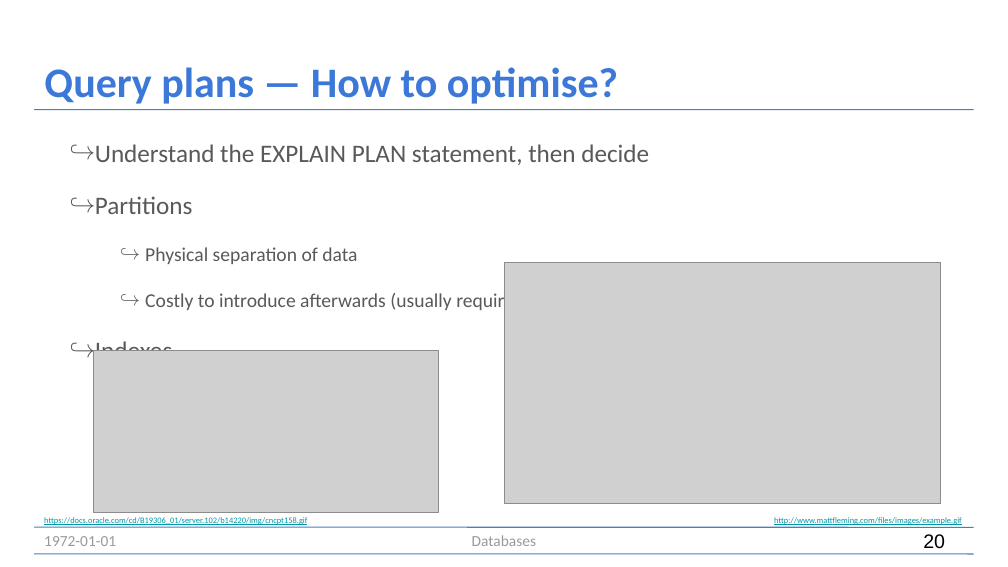
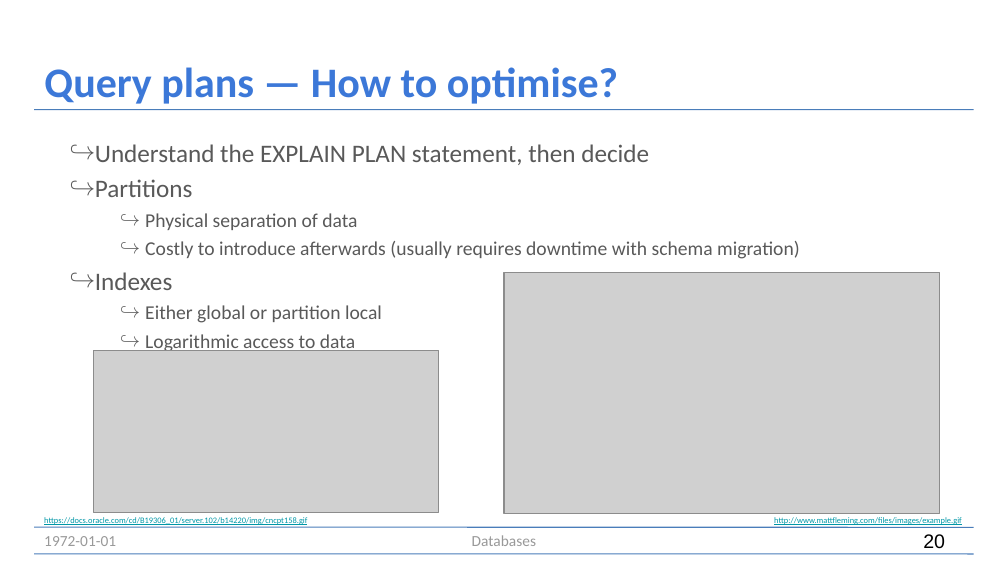
Before and after one commit to mlassnig/Databases-Introductory-Course, a slide deck: slide 20 of slides/Databases.odp. Drawn at 1008x567 pixels with LibreOffice and Linux fonts; fonts in the diff are those of the drawing; grey boxes stand for pictures. Boxes give left, top, right and bottom in pixels: in the first picture for what was removed or moved away, otherwise in the second. Text is boxed around its words. In the diff, an @@ line names an element or a change of style, - is before the commit and + after.

```diff
--- a/slides/Databases.odp
+++ b/slides/Databases.odp
@@ text "Understand the EXPLAIN PLAN statement, ..." at <box>95,144,800,354</box>: less space between paragraphs @@
@@ picture: place and size @@
-picture at <box>505,262,940,503</box>
+picture at <box>504,272,939,513</box>
```
Also in this commit, not shown: 21 other slides changed, 2 slides removed, 1 other file.
